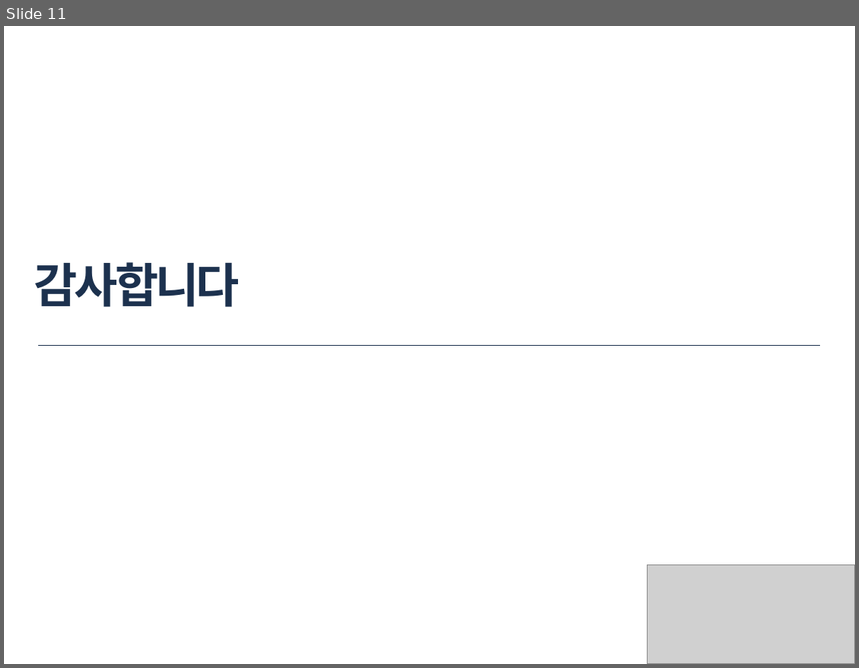
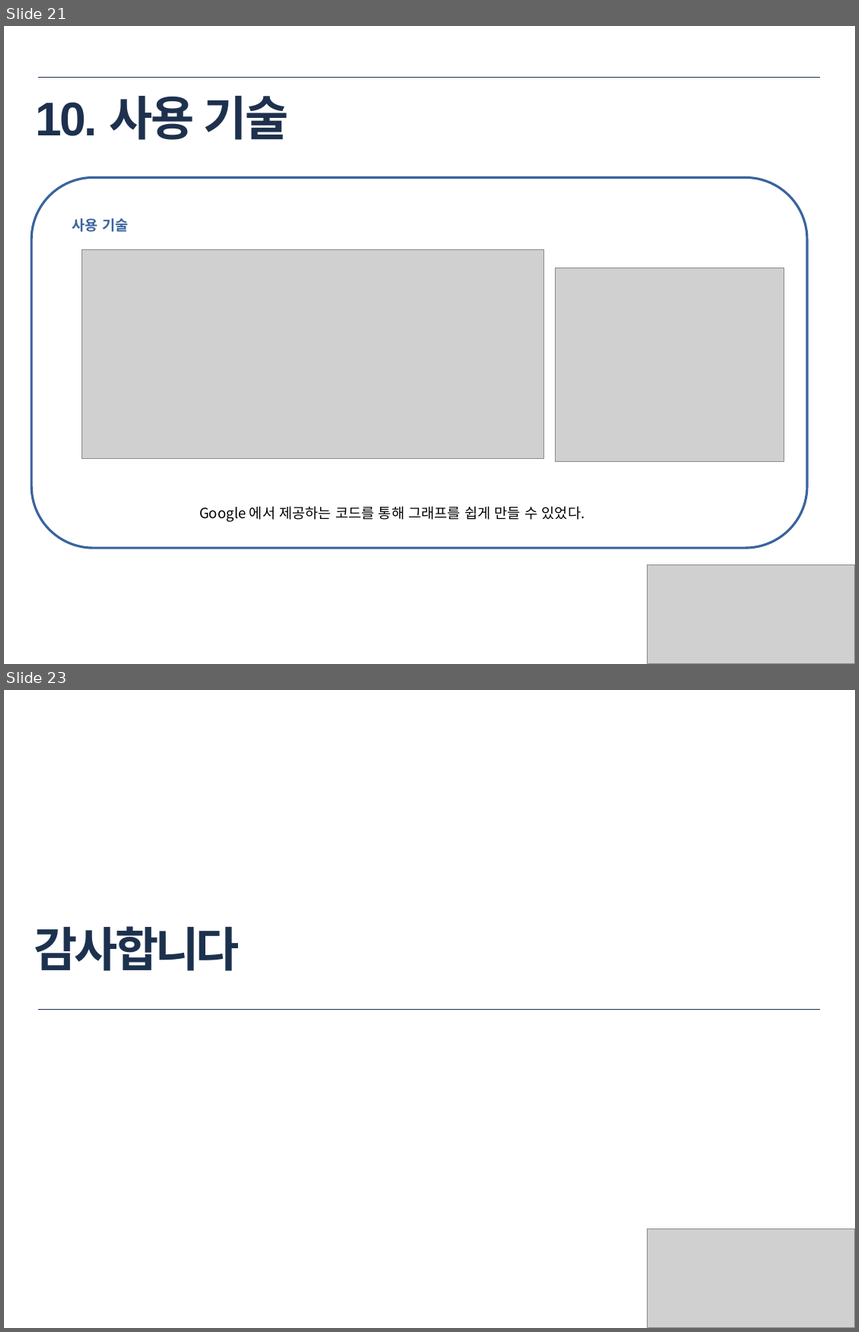
Before and after one commit to icto55-2-juree/WoojuProject, a slide deck: documents/Icto55_2_project(석주리, 최우).pptx. Shown one above the other, each under a label of ours: slide 11 before the commit, slides 21 and 23 after it; the slides between them are not shown. The pictures are 859x668 and 859x1332 pixels, drawn with LibreOffice and Linux fonts; fonts in the diff are those of the drawing; grey boxes stand for pictures. Boxes give left, top, right and bottom in pixels: in the first picture for what was removed or moved away, otherwise in the second. Text is boxed around its words. In the diff, an @@ line names an element or a change of style, - is before the commit and + after.

```diff
--- a/documents/Icto55_2_project(석주리, 최우).pptx
+++ b/documents/Icto55_2_project(석주리, 최우).pptx
@@ slide 21 added at [4,26,855,664], background #FFFFFF @@
@@ line added from (38, 77) to (820, 77), #1C314E 0.25 pt @@
@@ title added at [36,96,289,140], 40 pt, text #1D314E, bold @@
+10. 사용 기술
@@ rounded rectangle added at [31,177,807,548], fill #FFFFFF, outline #39639D 2 pt @@
@@ text added at [72,218,128,232], 12 pt, text #39639D, bold @@
+사용 기술
@@ picture added at [82,250,544,458] @@
@@ picture added at [556,268,785,461] @@
@@ text added at [199,506,585,522], 12 pt, text #000000 @@
+Google 에서 제공하는 코드를 통해 그래프를 쉽게 만들 수 있었다.
@@ picture added at [648,565,855,664] @@
@@ what was slide 11 is now slide 23 @@
```
Also in this commit, not shown: 8 slides changed, 12 other slides added, 1 slide removed, 2 other files.
